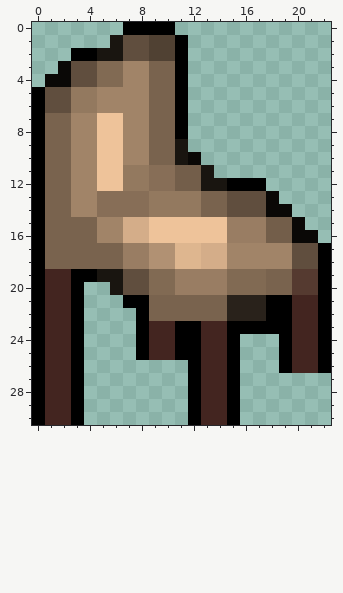
Pixel-art sprite -- Sprites/Chair.png. The picture above was drawn from the file before the commit.
The file is 23x31 pixels. Colours within 5 levels of each other are drawn and written as one.
The same view after the edit:
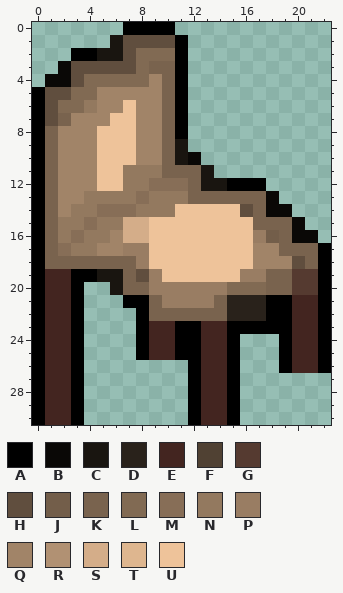
Palette (. is transparent): A #000000  B #0a0806  C #191510  D #29221b  E #432520  F #504133  G #553a30  H #604e3e  J #735e4a  K #79634e  L #816a53  M #876e57  N #93795f  P #997d63  Q #a18468  R #b19173  S #d4ad89  T #deb68f  U #eec39a
Edits made:
y 1: x 9..10 FF -> HH
y 2: x 8..10 HFF -> LLL
y 3: x 5..8 LLQQ -> HHHL
y 4: x 4 H -> L; x 7..9 QQK -> LLQ
y 5: x 3..4 NN -> LL; x 9 K -> Q
y 6: x 2..3 HN -> LL; x 7 Q -> U; x 9 K -> Q
y 7: x 1 K -> H; x 5 U -> Q; x 7 Q -> U; x 9 K -> Q
y 8..10: x 2 K -> Q; x 7 Q -> U; x 9 K -> Q
y 11: x 2 K -> Q; x 9..12 MMJJ -> NKKK
y 12: x 2 K -> Q; x 11..12 JJ -> MK
y 13: x 2 K -> Q; x 4..7 QMMM -> NNNN; x 12 N -> K; x 15..17 HHH -> KKK
y 14: x 2..4 KQQ -> QNN; x 8 M -> N; x 11..15 NNKKH -> UUUUU; x 17 H -> K
y 15: x 2..6 KKKQQ -> NNMNN; x 15..19 PPPJJ -> UUKKK
y 16: x 2..5 KKKQ -> NMNN; x 15..16 PP -> UU; x 19 J -> K
y 17: x 2..6 KKKKK -> MNNQQ; x 9..16 RRTTSSQQ -> UUUUUUUU; x 19..21 QHH -> KKK
y 18: x 7 P -> K; x 9..16 RRTTSSQQ -> UUUUUUUU; x 21 H -> K
y 19: x 7 H -> K; x 9..17 LLPPPPLLL -> PUUUUUUPP
y 20: x 7..10 HHLL -> KKPP
y 21: x 10..13 KKKK -> PPPP
Boxes around the changes in both pictures, in picture pixels (x1, y1, x2, y2):
changed: (45, 35, 318, 308)
